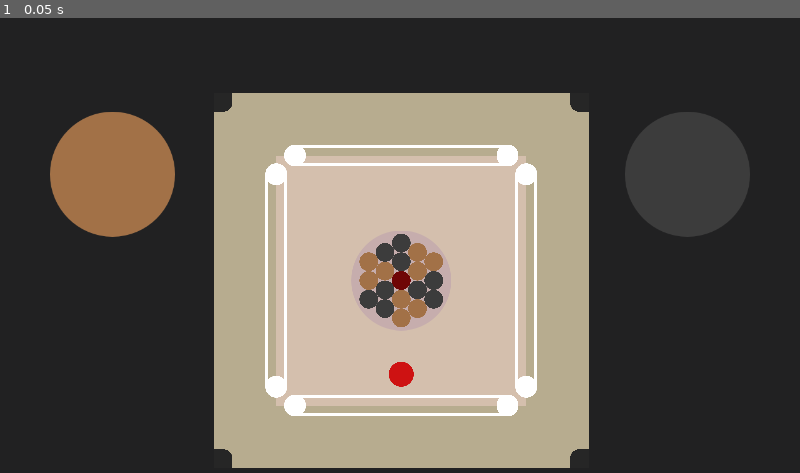
Above: before the commit, frame 1.
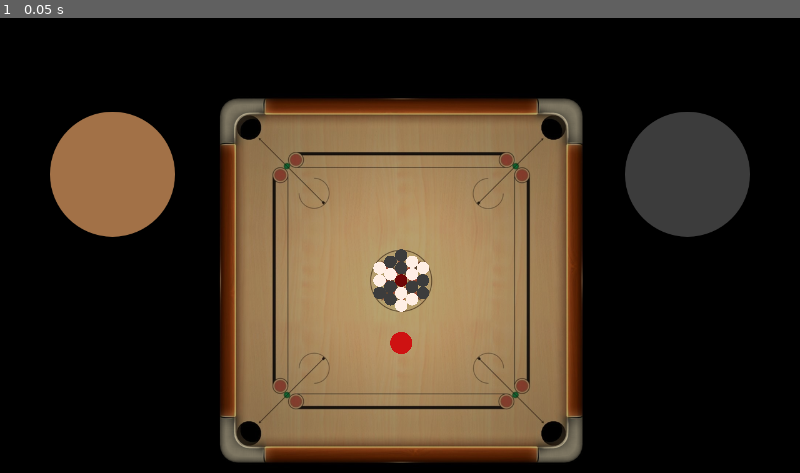
Above: after the commit, the same moment.

Repository: Ajver/Carrom
Game: Godot game, scene res://Scenes/Main/Main.tscn
Two runs of this game, one before a commit and one after it. Both use one fixed random seed, a clock stepped at 60 frames per second and the inputs below.
Inputs:
- Up to frame 1 (0.05 s): no input

The runs differ from the first frame. In frame 1, 93% of the frame differs, in the area x 0-100%, y 0-100%.

Commit message:
Add board image + resize pieces

Diff:
--- a/Scenes/Board/Board.tscn
+++ b/Scenes/Board/Board.tscn
@@ -1,11 +1,10 @@
-[gd_scene load_steps=10 format=2]
+[gd_scene load_steps=9 format=2]
 
 [ext_resource path="res://Scenes/Board/Board.gd" type="Script" id=1]
-[ext_resource path="res://Assets/Graphics/OnePixel.png" type="Texture" id=2]
+[ext_resource path="res://Assets/Graphics/carrom.png" type="Texture" id=2]
 [ext_resource path="res://Scenes/Board/Corner.tscn" type="PackedScene" id=3]
-[ext_resource path="res://Assets/Graphics/circle.png" type="Texture" id=4]
-[ext_resource path="res://Scenes/Board/SnappingLine.tscn" type="PackedScene" id=5]
-[ext_resource path="res://Scenes/Board/PiecesManager.gd" type="Script" id=6]
+[ext_resource path="res://Scenes/Board/SnappingLine.tscn" type="PackedScene" id=4]
+[ext_resource path="res://Scenes/Board/PiecesManager.gd" type="Script" id=5]
 
 [sub_resource type="PhysicsMaterial" id=1]
 bounce = 1.0
@@ -22,35 +21,24 @@
 
 [node name="BoardBackground" type="Sprite" parent="."]
 modulate = Color( 0.721569, 0.678431, 0.564706, 1 )
-scale = Vector2( 600, 600 )
 texture = ExtResource( 2 )
 
 [node name="Corner" parent="." instance=ExtResource( 3 )]
-position = Vector2( -285, -285 )
+position = Vector2( -243.857, -245.078 )
 
 [node name="Corner2" parent="." instance=ExtResource( 3 )]
-position = Vector2( 285, -285 )
+position = Vector2( 245.444, -244.834 )
 rotation = 1.5708
 
 [node name="Corner3" parent="." instance=ExtResource( 3 )]
-position = Vector2( 285, 285 )
+position = Vector2( 244.711, 244.834 )
 rotation = 3.14159
 
 [node name="Corner4" parent="." instance=ExtResource( 3 )]
-position = Vector2( -285, 285 )
+position = Vector2( -243.774, 244.39 )
 rotation = 4.71239
 
-[node name="MainDiskAreaSprite" type="Sprite" parent="."]
-modulate = Color( 1, 0.858824, 0.858824, 0.396078 )
-scale = Vector2( 400, 400 )
-texture = ExtResource( 2 )
-
 [node name="CenterOfBoard" type="Position2D" parent="."]
-
-[node name="circle" type="Sprite" parent="CenterOfBoard"]
-modulate = Color( 0.780392, 0.682353, 0.682353, 1 )
-scale = Vector2( 0.8, 0.8 )
-texture = ExtResource( 4 )
 
 [node name="Edges" type="StaticBody2D" parent="."]
 editor/display_folded = true
@@ -60,36 +48,36 @@
 physics_material_override = SubResource( 1 )
 
 [node name="CollisionShape2D" type="CollisionShape2D" parent="Edges"]
-position = Vector2( 5, -750 )
+position = Vector2( 5, -715 )
 shape = SubResource( 2 )
 
 [node name="CollisionShape2D2" type="CollisionShape2D" parent="Edges"]
-position = Vector2( 0, 750 )
+position = Vector2( 0, 715 )
 shape = SubResource( 2 )
 
 [node name="CollisionShape2D3" type="CollisionShape2D" parent="Edges"]
-position = Vector2( 693, 0 )
+position = Vector2( 660, 0 )
 shape = SubResource( 3 )
 
 [node name="CollisionShape2D4" type="CollisionShape2D" parent="Edges"]
-position = Vector2( -697, 0 )
+position = Vector2( -660, 0 )
 shape = SubResource( 3 )
 
-[node name="SnappingLine" parent="." instance=ExtResource( 5 )]
-position = Vector2( -200, 0 )
+[node name="SnappingLine" parent="." instance=ExtResource( 4 )]
+position = Vector2( -188.37, 0 )
 line_type = 0
 
-[node name="SnappingLine2" parent="." instance=ExtResource( 5 )]
-position = Vector2( 200, 0 )
+[node name="SnappingLine2" parent="." instance=ExtResource( 4 )]
+position = Vector2( 188.45, 0 )
 line_type = 0
 
-[node name="SnappingLine3" parent="." instance=ExtResource( 5 )]
-position = Vector2( 0, -200 )
+[node name="SnappingLine3" parent="." instance=ExtResource( 4 )]
+position = Vector2( 0, -187.59 )
 rotation = 1.5708
 
-[node name="SnappingLine4" parent="." instance=ExtResource( 5 )]
-position = Vector2( 0, 200 )
+[node name="SnappingLine4" parent="." instance=ExtResource( 4 )]
+position = Vector2( 0, 188.18 )
 rotation = 1.5708
 
 [node name="DisksManager" type="Node2D" parent="."]
-script = ExtResource( 6 )
+script = ExtResource( 5 )
--- a/Scenes/Board/Corner.tscn
+++ b/Scenes/Board/Corner.tscn
@@ -1,13 +1,6 @@
-[gd_scene load_steps=4 format=2]
-
-[ext_resource path="res://Assets/Graphics/circle.png" type="Texture" id=1]
-[ext_resource path="res://Assets/Graphics/OnePixel.png" type="Texture" id=2]
-
-
-
+[gd_scene load_steps=2 format=2]
 
 [sub_resource type="CircleShape2D" id=1]
-radius = 5.0
 
 [node name="Corner" type="Area2D" groups=[
 "corners",
@@ -16,44 +9,5 @@
 collision_layer = 8
 collision_mask = 0
 
-[node name="Sprite" type="Sprite" parent="."]
-scale = Vector2( 0.15, 0.15 )
-texture = ExtResource( 1 )
-
-[node name="Sprite2" type="Sprite" parent="Sprite"]
-position = Vector2( -66.6666, -66.6667 )
-scale = Vector2( 66.6667, 66.6667 )
-texture = ExtResource( 2 )
-
-[node name="Sprite3" type="Sprite" parent="Sprite"]
-position = Vector2( -66.6666, 0 )
-scale = Vector2( 66.6667, 66.6667 )
-texture = ExtResource( 2 )
-
-[node name="Sprite4" type="Sprite" parent="Sprite"]
-position = Vector2( -66.6666, 66.6667 )
-scale = Vector2( 66.6667, 66.6667 )
-texture = ExtResource( 2 )
-
-[node name="Sprite5" type="Sprite" parent="Sprite"]
-position = Vector2( -33.3334, 66.6667 )
-scale = Vector2( 66.6667, 66.6667 )
-texture = ExtResource( 2 )
-
-[node name="Sprite6" type="Sprite" parent="Sprite"]
-position = Vector2( 0, -66.6667 )
-scale = Vector2( 66.6667, 66.6667 )
-texture = ExtResource( 2 )
-
-[node name="Sprite7" type="Sprite" parent="Sprite"]
-position = Vector2( 66.6666, -66.6667 )
-scale = Vector2( 66.6667, 66.6667 )
-texture = ExtResource( 2 )
-
-[node name="Sprite8" type="Sprite" parent="Sprite"]
-position = Vector2( 66.6666, -33.3333 )
-scale = Vector2( 66.6667, 66.6667 )
-texture = ExtResource( 2 )
-
 [node name="CollisionShape2D" type="CollisionShape2D" parent="."]
 shape = SubResource( 1 )
--- a/Scenes/Board/PiecesManager.gd
+++ b/Scenes/Board/PiecesManager.gd
@@ -6,12 +6,12 @@
 var Striker = load("res://Scenes/Pieces/Striker.tscn")
 
 const PIECES_TYPES = {
-	0: [ "white", Color8(163, 114, 72) ],
+	0: [ "white", Color8(255, 240, 230) ],
 	1: [ "black", Color8(61, 61, 61) ],
 	2: [ "queen", Color8(112, 7, 7) ]
 }
 
-const PIECE_D : float = 30.0
+const PIECE_D : float = 20.0
 const MIN_DISK_SPEED : float = 0.05
 
 var in_prepare_mode = true
--- a/Scenes/Board/SnappingLine.tscn
+++ b/Scenes/Board/SnappingLine.tscn
@@ -1,12 +1,10 @@
-[gd_scene load_steps=5 format=2]
+[gd_scene load_steps=3 format=2]
 
 [ext_resource path="res://Scenes/Board/SnappingLine.gd" type="Script" id=1]
-[ext_resource path="res://Assets/Graphics/OnePixel.png" type="Texture" id=2]
-[ext_resource path="res://Assets/Graphics/circle.png" type="Texture" id=3]
 
 [sub_resource type="CapsuleShape2D" id=1]
-radius = 17.4317
-height = 340.729
+radius = 17.7
+height = 326.706
 
 [node name="SnappingLine" type="Area2D" groups=[
 "snapping_lines",
@@ -14,26 +12,6 @@
 collision_mask = 0
 script = ExtResource( 1 )
 
-[node name="Sprite" type="Sprite" parent="."]
-position = Vector2( -15, 0 )
-scale = Vector2( 5, 340 )
-texture = ExtResource( 2 )
-
-[node name="Sprite2" type="Sprite" parent="."]
-position = Vector2( 15, 0 )
-scale = Vector2( 5, 340 )
-texture = ExtResource( 2 )
-
-[node name="Sprite3" type="Sprite" parent="."]
-position = Vector2( 0, -170 )
-scale = Vector2( 0.175, 0.175 )
-texture = ExtResource( 3 )
-
-[node name="Sprite4" type="Sprite" parent="."]
-position = Vector2( 0, 170 )
-scale = Vector2( 0.175, 0.175 )
-texture = ExtResource( 3 )
-
 [node name="CollisionShape2D" type="CollisionShape2D" parent="."]
 shape = SubResource( 1 )
 [connection signal="mouse_entered" from="." to="." method="_on_Mouse_entered"]
--- a/Scenes/Pieces/Piece.tscn
+++ b/Scenes/Pieces/Piece.tscn
@@ -4,16 +4,11 @@
 [ext_resource path="res://Scenes/Pieces/Piece.gd" type="Script" id=2]
 [ext_resource path="res://Assets/Graphics/circle.png" type="Texture" id=3]
 
-
-
-
-
-
 [sub_resource type="CircleShape2D" id=1]
-radius = 15.0
+radius = 10.0768
 
 [sub_resource type="CircleShape2D" id=2]
-radius = 15.0
+radius = 10.0288
 
 [node name="Disk" type="RigidBody2D" groups=[
 "disks",
@@ -29,10 +24,11 @@
 script = ExtResource( 2 )
 
 [node name="Sprite" type="Sprite" parent="."]
-scale = Vector2( 0.15, 0.15 )
+scale = Vector2( 0.1, 0.1 )
 texture = ExtResource( 3 )
 
 [node name="CollisionShape2D" type="CollisionShape2D" parent="."]
+position = Vector2( 0.0484962, 0 )
 shape = SubResource( 1 )
 
 [node name="Area2D" type="Area2D" parent="."]
@@ -41,5 +37,4 @@
 
 [node name="CollisionShape2D" type="CollisionShape2D" parent="Area2D"]
 shape = SubResource( 2 )
-
 [connection signal="area_entered" from="Area2D" to="." method="_on_Corner_entered"]
--- a/Scenes/Pieces/Striker.tscn
+++ b/Scenes/Pieces/Striker.tscn
@@ -7,10 +7,10 @@
 [ext_resource path="res://Assets/Graphics/OnePixel.png" type="Texture" id=5]
 
 [sub_resource type="CircleShape2D" id=1]
-radius = 20.0
+radius = 17.9166
 
 [sub_resource type="CircleShape2D" id=2]
-radius = 20.0
+radius = 17.7985
 
 [node name="Striker" type="RigidBody2D" groups=[
 "main_disk",
@@ -27,10 +27,11 @@
 script = ExtResource( 2 )
 
 [node name="Sprite" type="Sprite" parent="."]
-scale = Vector2( 0.2, 0.2 )
+scale = Vector2( 0.177, 0.177 )
 texture = ExtResource( 3 )
 
 [node name="CollisionShape2D" type="CollisionShape2D" parent="."]
+position = Vector2( 0, 0.0595398 )
 shape = SubResource( 1 )
 
 [node name="Area2D" type="Area2D" parent="."]
--- a/project.godot
+++ b/project.godot
@@ -62,5 +62,5 @@
 [rendering]
 
 vram_compression/import_etc=true
-environment/default_clear_color=Color( 0.133333, 0.133333, 0.137255, 1 )
+environment/default_clear_color=Color( 0, 0, 0, 1 )
 environment/default_environment="res://default_env.tres"
Binary file added: Assets/Graphics/carrom.png
Not shown, added: Assets/Graphics/carrom.png.import
